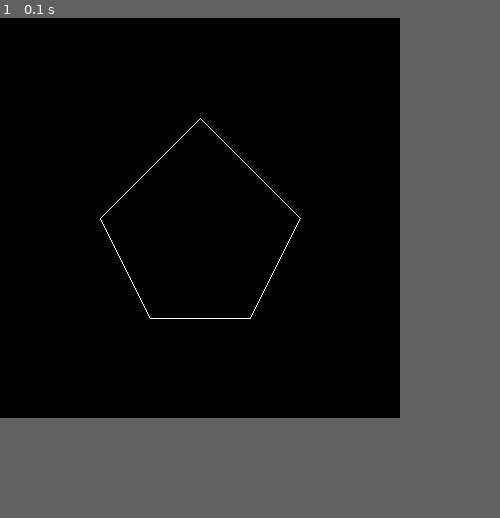
Above: before the commit, frame 1.
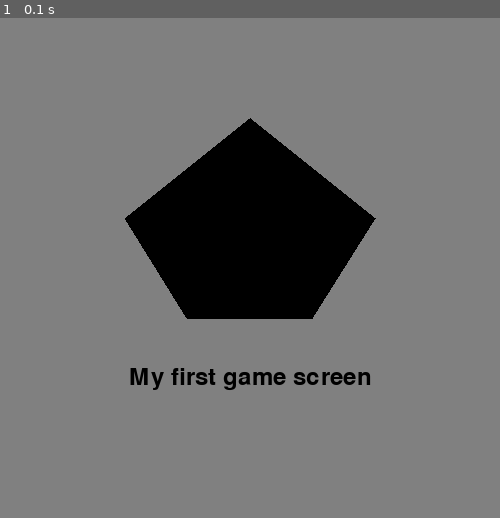
Above: after the commit, the same moment.

Repository: Aayush766231/Python-Cogidal
Game: pygame game, started from After Class Projects/gameScreenHomework.py
Two runs of this game, one before a commit and one after it. Both use one fixed random seed, a clock stepped at 60 frames per second and the inputs below.
Inputs:
- Up to frame 1 (0.1 s): no input
The window is 400x400 before the commit and 500x500 after it. Grey fills any space a smaller window leaves; there, only what the larger window draws over its background counts as a difference.

The runs differ from the first frame. In frame 1, 51% of the frame differs, in the area x 0-80%, y 0-80%.

Commit message:
initial commit

Diff:
--- a/After Class Projects/gameScreenHomework.py
+++ b/After Class Projects/gameScreenHomework.py
@@ -1,12 +1,19 @@
 import pygame
 pygame.init()
 
-screen = pygame.display.set_mode((400, 400))
+screen = pygame.display.set_mode((500, 500))
 running = True
-color = (255, 255, 255)
+color = (0, 0, 0)
+
+text = pygame.font.Font(None, 36).render("My first game screen", True, pygame.Color("black"))
+textRect = text.get_rect(center=(500 // 2, 500 // 2 + 110))
+
 while running:
     for event in pygame.event.get():
         if event.type == pygame.QUIT:
             running = False
-    pygame.draw.polygon(screen, color, ((200, 100), (100, 200), (150, 300), (250, 300), (300, 200)), 1)
+
+    screen.fill((128, 128, 128))
+    pygame.draw.polygon(screen, color, ((250, 100), (125, 200), (187.5, 300), (312.5, 300), (375, 200)))
+    screen.blit(text, textRect)
     pygame.display.flip()
